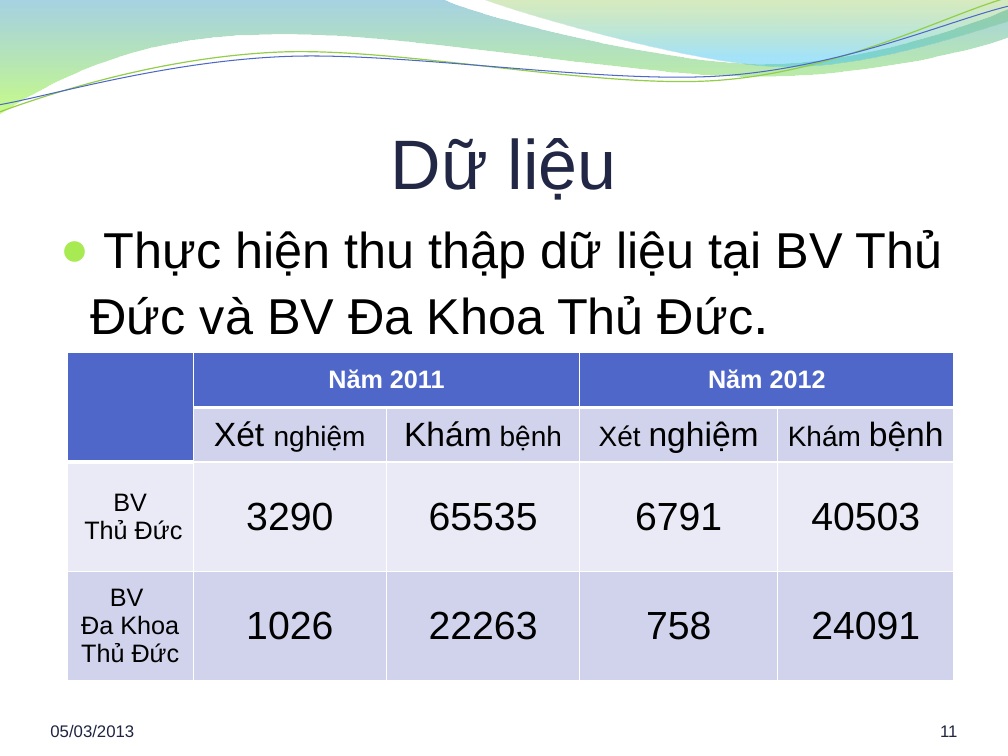
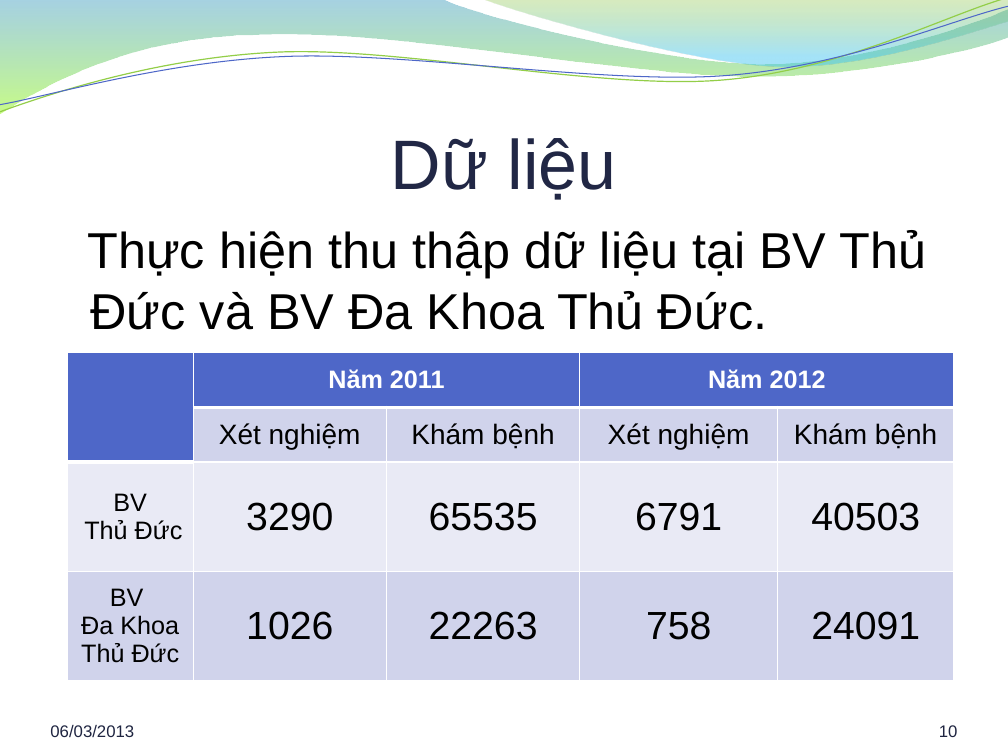
Before and after one commit to hung94it/benhvien, a slide deck: slide 10 of Diabetes/Documents/Report/Bao cao khoa luan.pptx (slide 11 before the commit). Drawn at 1008x756 pixels with LibreOffice and Linux fonts; fonts in the diff are those of the drawing; background and template pictures are left out. Boxes give left, top, right and bottom in pixels: in the first picture for what was removed or moved away, otherwise in the second. Text is boxed around its words. In the diff, an @@ line names an element or a change of style, - is before the commit and + after.

```diff
--- a/Diabetes/Documents/Report/Bao cao khoa luan.pptx
+++ b/Diabetes/Documents/Report/Bao cao khoa luan.pptx
@@ text "Thực hiện thu thập dữ ..." at bbox=[87, 230, 927, 330]: size 40 to 36 pt in "Đức."; bullet ● to none @@
@@ table at bbox=[68, 353, 955, 680] @@
@@ size 24 to 20 pt in "Xét", "Khám", "nghiệm", "bệnh" @@
@@ text at bbox=[50, 725, 134, 737]: text changed @@
-05/03/2013
+06/03/2013
@@ page number at bbox=[939, 725, 958, 737]: text changed @@
-11
+10
```
Also in this commit, not shown: 23 other slides changed, 4 slides added, 5 slides removed, 3 other files.
